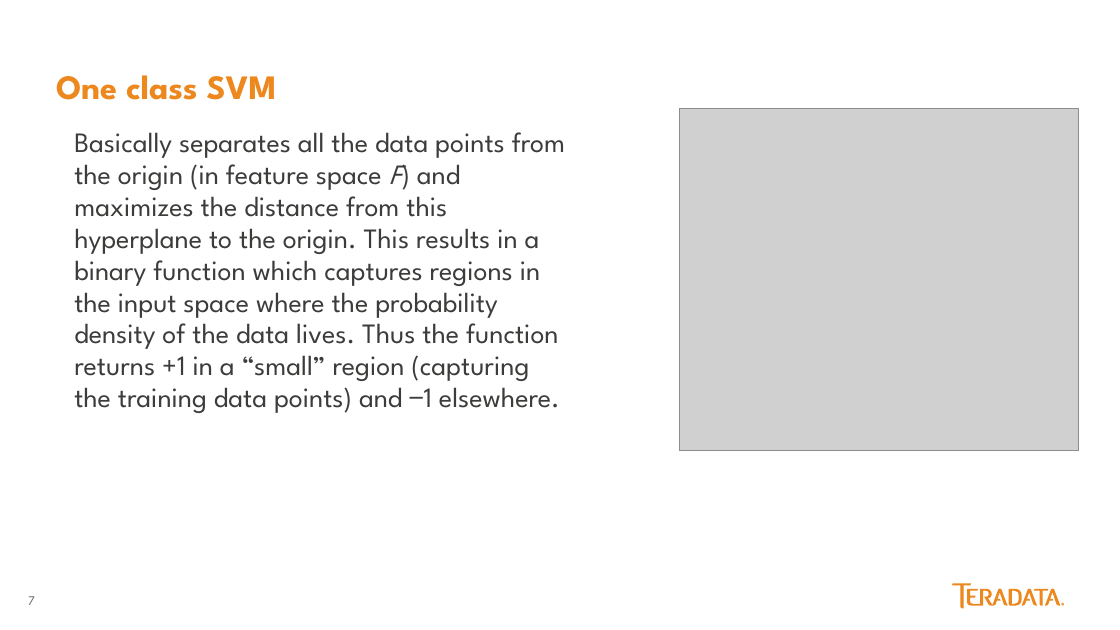
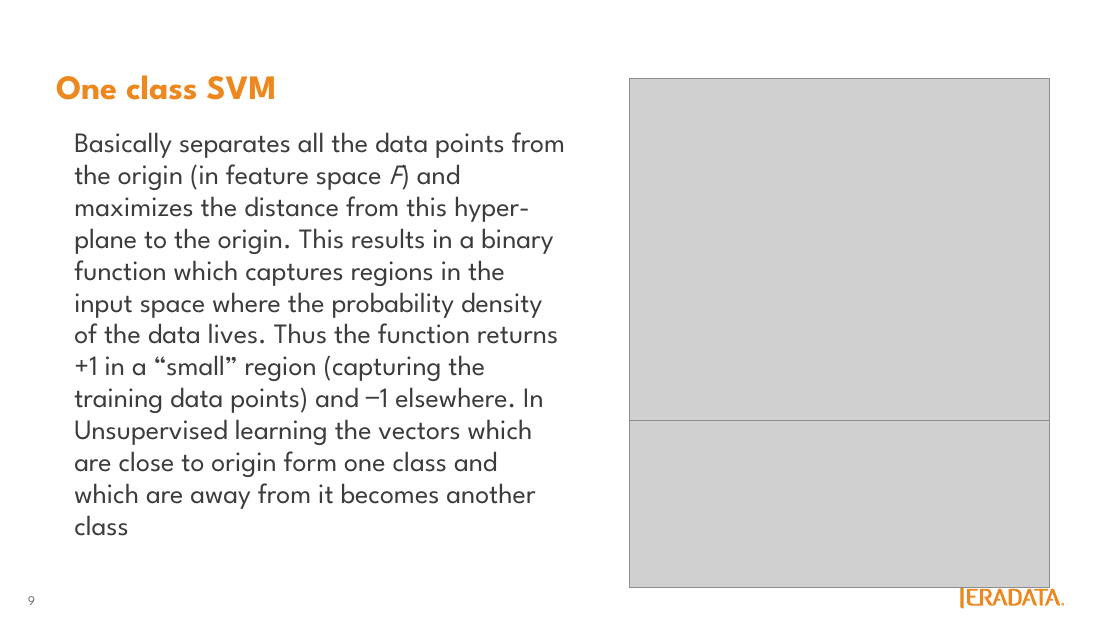
Before and after one commit to jackalwoods/Anomaly-Detection, a slide deck: slide 9 of Anamoly Detection.pptx (slide 7 before the commit). Drawn at 1120x630 pixels with LibreOffice and Linux fonts; fonts in the diff are those of the drawing; grey boxes stand for pictures. Boxes give left, top, right and bottom in pixels: in the first picture for what was removed or moved away, otherwise in the second. Text is boxed around its words. In the diff, an @@ line names an element or a change of style, - is before the commit and + after.

```diff
--- a/Anamoly Detection.pptx
+++ b/Anamoly Detection.pptx
@@ picture: place and size @@
-picture at [679,109,1077,450]
+picture at [629,78,1049,420]
@@ text at [74,132,565,536]: text changed @@
-Basically separates all the data points from the origin (in feature space F) and maximizes the distance from this hyperplane to the origin. This results in a binary function which captures regions in the input space where the probability density of the data lives. Thus the function returns +1 in a “small” region (capturing the training data points) and −1 elsewhere.
+Basically separates all the data points from the origin (in feature space F) and maximizes the distance from this hyper-plane to the origin. This results in a binary function which captures regions in the input space where the probability density of the data lives. Thus the function returns +1 in a “small” region (capturing the training data points) and −1 elsewhere. In Unsupervised learning the vectors which are close to origin form one class and which are away from it becomes another class
@@ picture added at [629,421,1049,588] @@
@@ page number at [28,596,35,605]: text changed @@
-7
+9
```
Also in this commit, not shown: 9 other slides changed.
